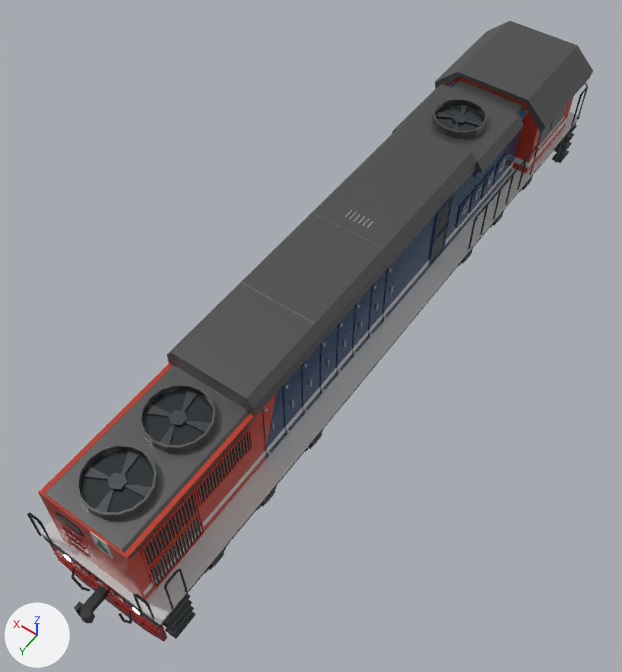
Before and after pictures for a commit that changed the glTF model docs/models/cc205-rebuild-medium-packed.glb.
Both versions are drawn from a camera (50 mm lens) standing at (-6.2, 10.46, 15.21) and looking at (0.26, 1.42, 0.99). Arrows for +X, +Y and +Z are at lower left; the lights stay in place. The first picture is the older version. Where no turn or scale is listed for an object, it has been applied to the vertices. Vertices at exactly the same position are counted once.

The scene before the commit, as lines of its bpy script (objects in view):
```python
me_locomotive_body_surfaces = bpy.data.meshes.new('locomotive-body-surfaces')
me_locomotive_body_surfaces.from_pydata(...)  # 4497 vertices, 5874 faces; spans x -1.4..1.4, y -8.2..8.0, z 0.1..3.6
# faces by material slot: [3848, 1424, 376, 90, 136]
me_locomotive_body_surfaces.materials.append(mat_mat_cc205_r1_paint_025)
me_locomotive_body_surfaces.materials.append(mat_mat_cc205_r1_metal_025)
me_locomotive_body_surfaces.materials.append(mat_mat_cc205_r1_roof_025)
me_locomotive_body_surfaces.materials.append(mat_mat_cc205_r1_kaca_glass_025)
me_locomotive_body_surfaces.materials.append(mat_mat_cc205_r1_lamp_025)
ob_locomotive_body = bpy.data.objects.new('locomotive-body', me_locomotive_body_surfaces)
ob_locomotive_body.location = (0.0, 0.0, 0.0)
```
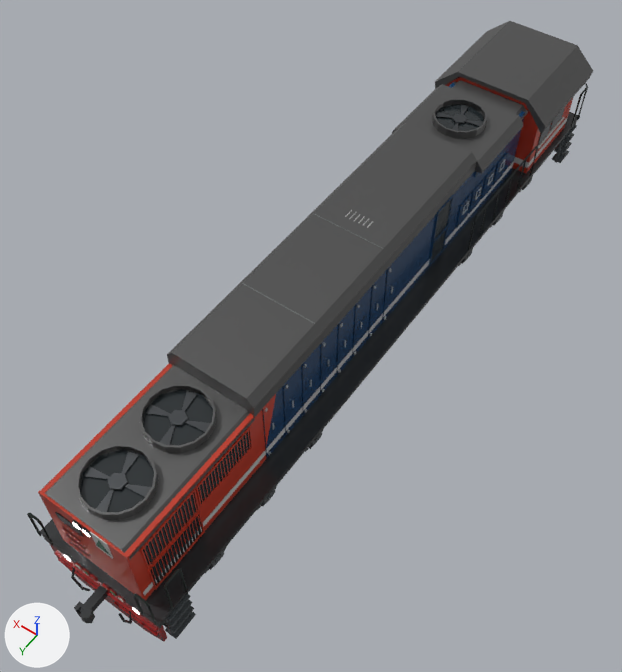
Changed parts and their boxes [x1, y1, x2, y2] in the pictures (622 x 672 px; the box of a moved part takes in the faces that stretch with it):
part 1 of me_locomotive_body_surfaces, moved or reshaped: before [155, 523, 197, 582]; after [152, 526, 194, 586]
part 2 of me_locomotive_body_surfaces, recoloured: [40, 112, 580, 625] in both

Diff of the bpy script that builds the scene:
```diff
--- a/docs/models/cc205-rebuild-medium-packed.glb.py
+++ b/docs/models/cc205-rebuild-medium-packed.glb.py
@@ me_locomotive_body_surfaces @@
 # used by ob_locomotive_body; location = (0.0, 0.0, 0.0)
-me_locomotive_body_surfaces.from_pydata(...)  # 4497 vertices, 5874 faces; spans x -1.4..1.4, y -8.2..8.0, z 0.1..3.6
+me_locomotive_body_surfaces.from_pydata(...)  # 4561 vertices, 5986 faces; spans x -1.4..1.4, y -8.2..8.0, z 0.1..3.6
+# me_locomotive_body_surfaces part 1: 67 vertices moved within x -1.0..1.0, y 6.5..7.4, z 1.5..2.2
+# me_locomotive_body_surfaces part 2: 12 kept faces spanning x -1.4..1.4, y -8.0..7.9, z 1.4 get new vertex colours; the middle colour goes from light grey #c6c6c6 to black #292c2e
+# other edits to the shape of me_locomotive_body_surfaces do not show in these pictures
 me_locomotive_body_surfaces.materials.append(mat_mat_cc205_r1_paint_025)
```
